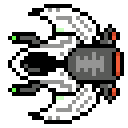
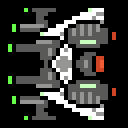
Before/after of a (128, 128) layered artwork. What changed in the layer stack:
added group "engines" with 3 layers above "cockpits" over (64, 20, 124, 108)
added layer "engine-3" in group "engines" over (64, 20, 120, 108)
hid "engine-1", moved it into group "engines" over (64, 24, 124, 104)
added group "cockpits" with 2 layers above "wings" over (8, 32, 88, 96)
hid "cockpit-1", moved it into group "cockpits" over (8, 32, 88, 96)
added group "wings" with 3 layers above "weapons" over (16, 4, 112, 124)
added layer "wings-3" in group "wings" over (36, 4, 108, 124)
hid "wings-1", moved it into group "wings", painted on it over (28, 4, 100, 124)
added group "weapons" with 3 layers above "pallet" over (0, 4, 84, 124)
added layer "weapons-3" in group "weapons" over (4, 4, 84, 124)
hid "weapons-1", moved it into group "weapons", painted on it over (8, 8, 80, 120)
showed "background" over (0, 0, 128, 128)
